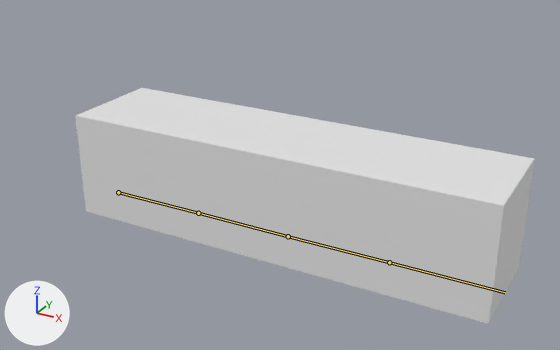
A saved change to the Blender file data/blender/skinned_mesh.blend.
The view is the same before and after, from a camera (50 mm lens) standing at (10.01, -11.24, 6.83) and looking at (3.82, 0.02, 1.2). Lighting does not change. The marker at lower left points along +X, +Y and +Z. The bones that bend it are drawn over the model as lines.
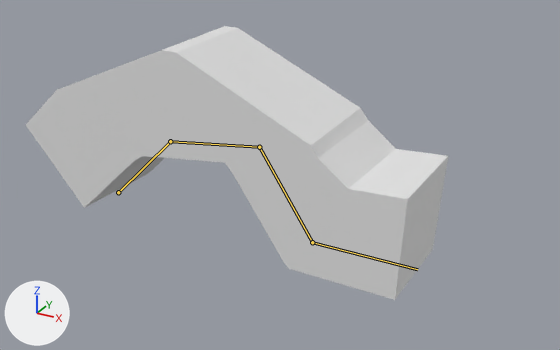
The newer file adds an action. The first version stands in its rest pose; the second is drawn at frame 56 of the action 'MyAnimation01'.

Location of each change, (x1, y1, x2, y2) in pixels of the pictures (560 x 350 px):
'Cube', posed (8% narrower, 16% taller)
    before: (75, 88, 535, 324)
    after: (26, 26, 448, 300)
bone 'Bone', root to tip
    before: (118, 192) to (198, 213)
    after: (118, 192) to (170, 141)
bone 'Bone.001', root to tip
    before: (198, 213) to (288, 236)
    after: (170, 141) to (259, 147)
bone 'Bone.002', root to tip
    before: (288, 236) to (389, 262)
    after: (259, 147) to (312, 242)
bone 'Bone.003', root to tip
    before: (389, 262) to (505, 292)
    after: (312, 242) to (417, 269)

The change in detail:
Bone 'Bone' (bone_bone) turns from (0, 0, 0) to (0, 0, 45) degrees about its own x, y and z.
Bone 'Bone.001' (bone_bone_001) turns from (0, 0, 0) to (0, 0, -37) degrees about its own x, y and z.
Bone 'Bone.002' (bone_bone_002) turns from (0, 0, 0) to (0, 0, -64) degrees about its own x, y and z.
Bone 'Bone.003' (bone_bone_003) turns from (0, 0, 0) to (0, 0, 57) degrees about its own x, y and z.
